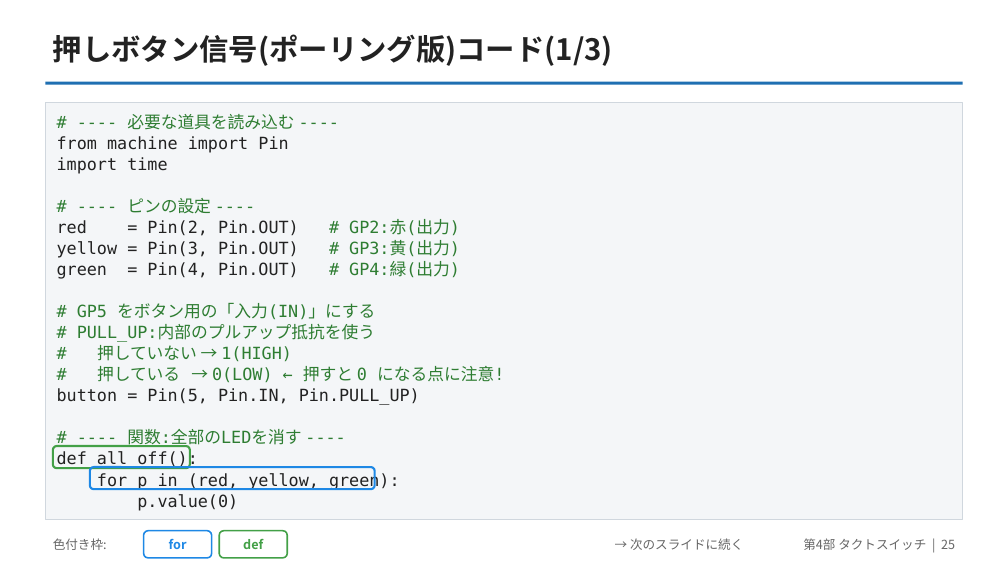
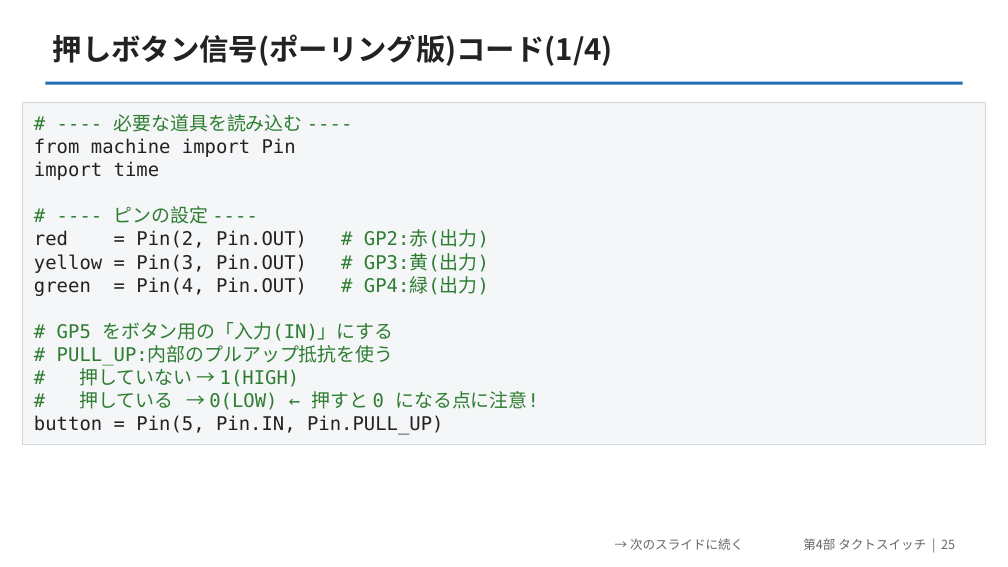
Before and after one commit to yuracode/isiot, a slide deck: slide 25 of slides/pico_sensor_intro.pptx. Drawn at 1008x567 pixels with LibreOffice and Linux fonts; fonts in the diff are those of the drawing. Boxes give left, top, right and bottom in pixels: in the first picture for what was removed or moved away, otherwise in the second. Text is boxed around its words. In the diff, an @@ line names an element or a change of style, - is before the commit and + after.

```diff
--- a/slides/pico_sensor_intro.pptx
+++ b/slides/pico_sensor_intro.pptx
@@ text at [53, 34, 613, 66]: text changed @@
-押しボタン信号(ポーリング版)コード(1/3)
+押しボタン信号(ポーリング版)コード(1/4)
@@ text "# ---- 必要な道具を読み込む ----": place and size @@
-text "# ---- 必要な道具を読み込む ----" at [57, 114, 504, 511]
+text "# ---- 必要な道具を読み込む ----" at [34, 114, 539, 435]
@@ text "# ---- 必要な道具を読み込む ----" at [34, 114, 539, 435]: size 16 to 18 pt; line spacing 20pt to 22pt @@
@@ rectangle: place and size @@
-rectangle at [45, 102, 963, 520]
+rectangle at [23, 102, 985, 445]
@@ rounded rectangle removed at [53, 446, 190, 468] @@
@@ text at [57, 429, 400, 511]: paragraphs removed @@
-# ---- 関数:全部のLEDを消す ----
-def all_off():
-for p in (red, yellow, green):
-p.value(0)
@@ rounded rectangle removed at [90, 467, 375, 489] @@
@@ text removed at [53, 538, 107, 550] @@
-色付き枠:
@@ rounded rectangle removed at [144, 531, 212, 558] @@
-for
@@ rounded rectangle removed at [219, 531, 287, 558] @@
-def
```
Also in this commit, not shown: 27 other slides changed, 3 slides added, 2 other files.
